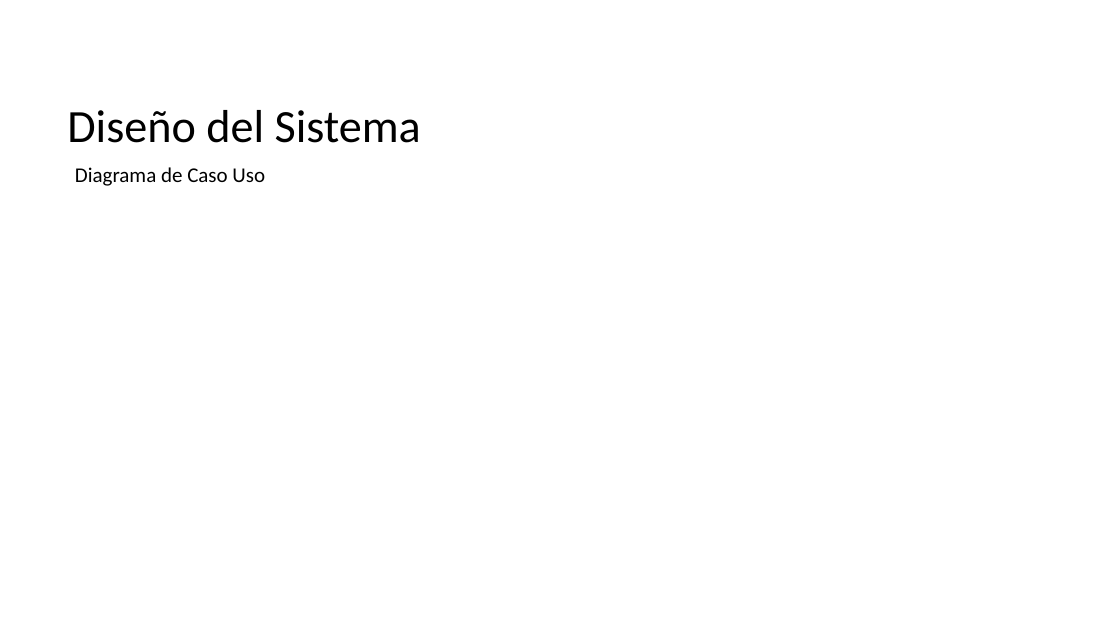
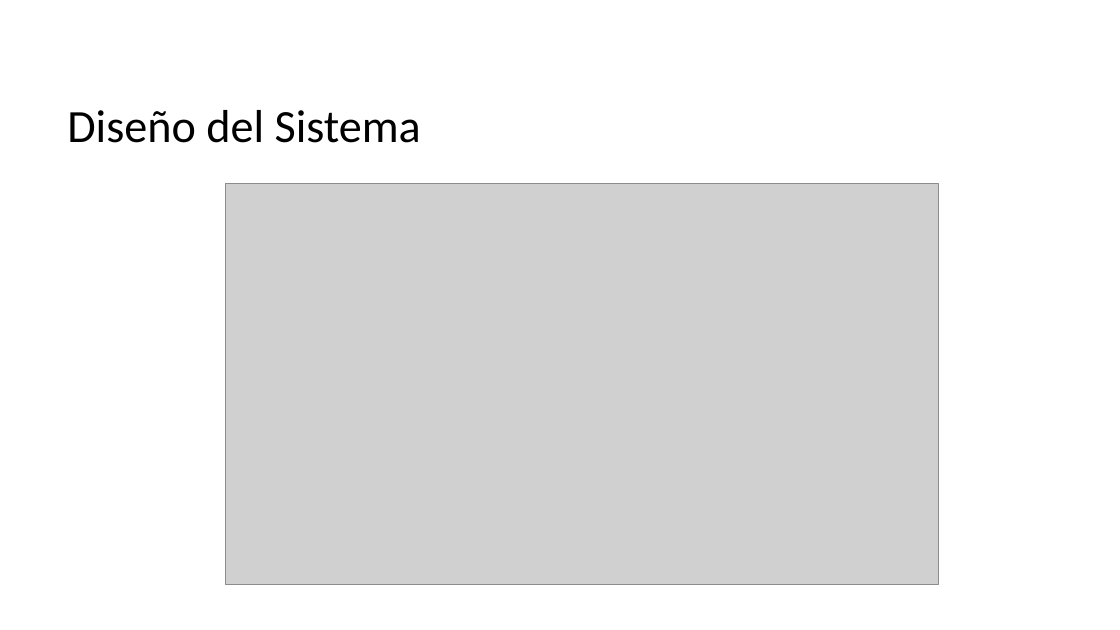
Before and after one commit to CodeFixService/Capstone, a slide deck: slide 12 of fase3/Documentacion Asignatura PTY4614/Estructura Presentación Final-Capstone.pptx (slide 9 before the commit). Drawn at 1120x630 pixels with LibreOffice and Linux fonts; fonts in the diff are those of the drawing; grey boxes stand for pictures; background and template pictures are left out. Boxes give left, top, right and bottom in pixels: in the first picture for what was removed or moved away, otherwise in the second. Text is boxed around its words. In the diff, an @@ line names an element or a change of style, - is before the commit and + after.

```diff
--- a/fase3/Documentacion Asignatura PTY4614/Estructura Presentación Final-Capstone.pptx
+++ b/fase3/Documentacion Asignatura PTY4614/Estructura Presentación Final-Capstone.pptx
@@ text removed at [75, 167, 265, 186] @@
-Diagrama de Caso Uso
@@ picture added at [226, 184, 939, 585] @@
```
Also in this commit, not shown: 8 other slides changed, 8 slides added, 2 slides removed.
